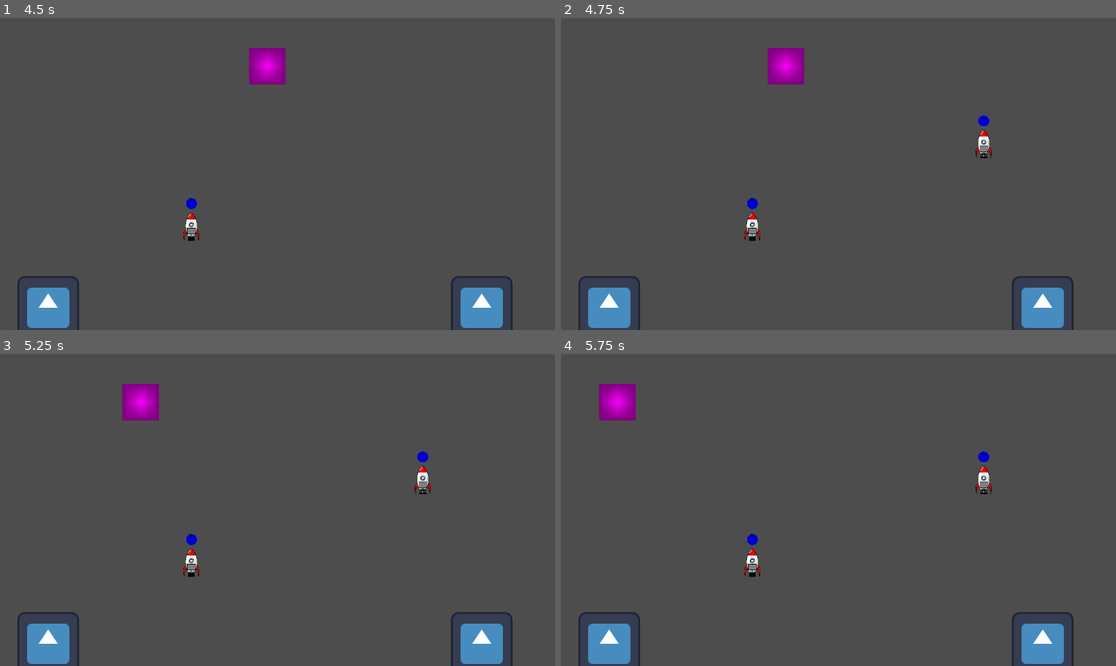
Above: before the commit, frames 1-4 (two rows, left to right).
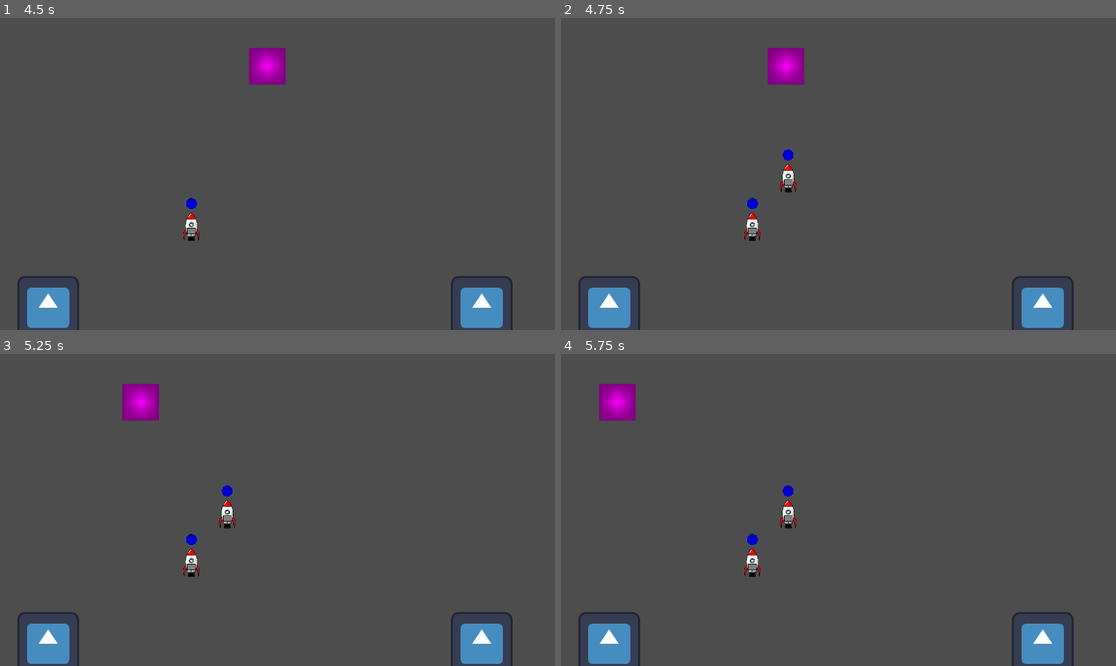
Above: after the commit, the same moments.

Repository: kylekolp/GMTKGameJam2026
Game: Godot game, scene res://src/core/MainGame.tscn
The game is run twice, just before and just after one commit, with the same random seed, the same clock (stepped at 60 frames per second) and the same inputs. The engine's default icon, where the game draws it, is replaced by a stand-in: a white triangle on a blue panel in a dark square. Sound files missing from this copy of the repository are replaced by a short silence.
Inputs (mouse positions are in pixels of both pictures, inside the frame that each line leads up to):
- Up to frame 1 (4.5 s): click "Start Game" at 0.5 s; tap Enter at 1.25 s; move the mouse to (399, 158) at 1.27 s; hold D (Move_Right) 1.28-2.03 s; move the mouse to (166, 189) at 2.02 s; hold S (Move_Down) 2.03-2.78 s; move the mouse to (333, 105) at 2.77 s; hold D (Move_Right) 2.78-3.53 s; move the mouse to (249, 236) at 3.52 s; hold W (Move_Up) 3.53-4.28 s; move the mouse to (444, 220) at 4.27 s; hold A (Move_Left) from 4.28 s (still down)
- Up to frame 2 (4.75 s): keep holding A (Move_Left)
- Up to frame 3 (5.25 s): keep holding A (Move_Left); move the mouse to (111, 463) at 5.02 s
- Up to frame 4 (5.75 s): keep holding A (Move_Left)

Frame 1 is identical in both runs. In frame 2, 0.4% of the frame differs, in the area x 39-78%, y 31-56%; in frame 3, 0.4%; in frame 4, 0.4%.

Commit message:
rocket can't spawn on rope

Diff:
--- a/project.godot
+++ b/project.godot
@@ -45,6 +45,7 @@
 Rocket="The fireworks"
 Fire="Fire"
 RopeFire="The fire that burns along the fuses"
+Rope=""
 
 [input]
 
--- a/src/gameplay/entities/Rope/Entity_Rope.gd
+++ b/src/gameplay/entities/Rope/Entity_Rope.gd
@@ -20,6 +20,7 @@
 func _ready() -> void:
 	top_level = true
 	target = get_parent()
+	add_to_group("Rope")
 
 func start_drawing() -> void:
 	clear_points()
--- a/src/levels/Level1.gd
+++ b/src/levels/Level1.gd
@@ -10,6 +10,7 @@
 var rocket_spawn_area: Rect2
 @export var min_distance_from_fire: float = 150.0
 @export var min_distance_from_rocket: float = 80.0
+@export var min_distance_from_rope: float = 40.0
 
 func _ready() -> void:
 	SignalBus.LoadEntity.emit(UIDCatalog.Entity_Player, Vector2(100,100), self)
@@ -30,9 +31,18 @@
 	)
 
 	for group in ["Fire", "Rocket"]:
-		if not _is_far_enough_from_group(candidate_position, group, min_distance_from_fire):
+		var min_distance: float
+		if group == "Fire":
+			min_distance = min_distance_from_fire
+		if group == "Rocket":
+			min_distance = min_distance_from_rocket
+		if not _is_far_enough_from_group(candidate_position, group, min_distance):
 			rocket_spawn_timer.start(failed_rocket_spawn_interval)
 			return
+
+	if not _is_far_enough_from_rope(candidate_position, min_distance_from_rope):
+		rocket_spawn_timer.start(failed_rocket_spawn_interval)
+		return
 
 	SignalBus.LoadEntity.emit(UIDCatalog.Entity_Rocket, candidate_position, self)
 	rocket_spawn_timer.start(rocket_spawn_interval)
@@ -42,3 +52,17 @@
 		if position.distance_to(node.global_position) < min_distance:
 			return false
 	return true
+
+func _is_far_enough_from_rope(position: Vector2, min_distance: float) -> bool:
+	for rope in get_tree().get_nodes_in_group("Rope"):
+		var rope_line := rope as Line2D
+		if rope_line == null:
+			continue
+		var pts := rope_line.points
+		if pts.size() < 2:
+			continue
+		for i in range(pts.size() - 1):
+			var closest := Geometry2D.get_closest_point_to_segment(position, pts[i], pts[i + 1])
+			if position.distance_to(closest) < min_distance:
+				return false
+	return true
